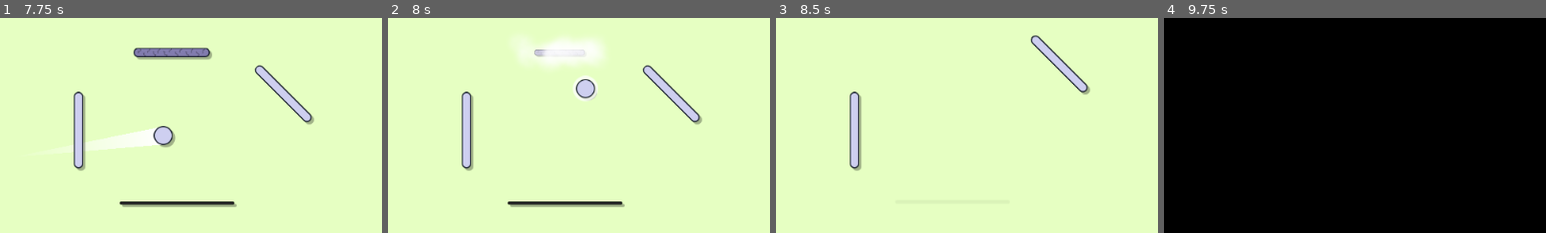
Above: before the commit, frames 1-4 (left to right).
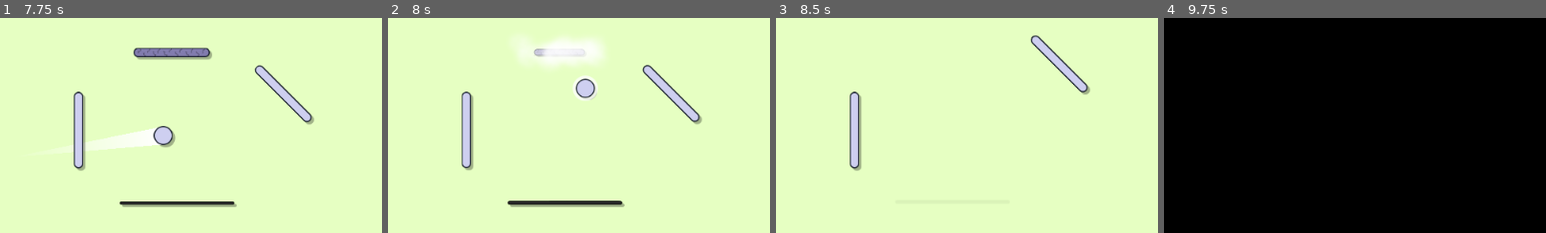
Above: after the commit, the same moments.

Repository: WirelessNine/Re-Cochet
Game: Godot game, scene res://scenes/main/main.tscn
The game is run twice, just before and just after one commit, with the same random seed, the same clock (stepped at 60 frames per second) and the same inputs.
Inputs (mouse positions are % of the whole screen's width and height, from its top left):
- Up to frame 1 (7.75 s): click (22, 48) at 0.5 s; tap Enter (ui_accept) at 1.25, 1.52, 2, 2.75, 3.5, 4.25, 4.52, 5 s; move the mouse to (72, 45) at 1.27 s; tap I every 1.5 s from 1.35 to 5.85 s; click (72, 45) at 1.42 s; drag from (30, 55) to (50, 50) at 2.02 s; move the mouse to (60, 28) at 2.77 s; drag from (45, 70) to (20, 35) at 3.52 s; move the mouse to (80, 65) at 4.27 s; hold A 4.28-5 s; drag from (20, 35) to (50, 50) at 5.02 s; move the mouse to (55, 50) at 5.77 s; hold Escape (back) 5.78-6.5 s; click (55, 50) at 5.92 s; click (22, 48) at 6.5 s; drag from (35, 25) to (30, 55) at 7.27 s
- Up to frame 2 (8 s): no input
- Up to frame 3 (8.5 s): move the mouse to (72, 45) at 8.02 s; tap I at 8.1 s; tap Enter (ui_accept) at 8.27 s
- Up to frame 4 (9.75 s): drag from (30, 55) to (45, 70) at 8.77 s; move the mouse to (60, 28) at 9.52 s; hold Escape (back) from 9.53 s (still down); tap I at 9.6 s
The pictures show only the part of the screen within x 29-79%, y 23-73%; the shares and areas given below are measured in that part.

Frame 1 is identical in both runs. In frame 2, 0.5% of the frame differs, in the area x 19-82%, y 14-86%; in frame 3, less than 0.1%; in frame 4, nothing differs.

Commit message:
Add camera shake

Diff:
--- a/scenes/levels/level_01.gd
+++ b/scenes/levels/level_01.gd
@@ -1,5 +1,33 @@
 class_name Level2D
 extends Node2D
 
+const SHAKE_FADE: float = 10.0
+
+var _shake_strength: float = 0.0
+
 @export var canvas_color: Color
 @export var min_hits_required: int = 0
+
+@onready var camera: Camera2D = %Camera
+@onready var ball: Player2D = %Ball
+
+
+func _ready() -> void:
+	ball.obstacle_hit.connect(_on_obstacle_hit)
+
+
+func apply_shake(amount: float) -> void:
+	_shake_strength = amount
+
+
+func _process(delta: float) -> void:
+	if _shake_strength > 0:
+		_shake_strength = lerpf(_shake_strength, 0.0, SHAKE_FADE * delta)
+		camera.offset = Vector2(
+			randf_range(-_shake_strength, _shake_strength),
+			randf_range(-_shake_strength, _shake_strength),
+		)
+
+
+func _on_obstacle_hit() -> void:
+	apply_shake(3.0)
--- a/scenes/levels/level_01.tscn
+++ b/scenes/levels/level_01.tscn
@@ -10,11 +10,13 @@
 script = ExtResource("1_uvc87")
 canvas_color = Color(0.90000004, 1, 0.76, 1)
 
-[node name="Ball" parent="." unique_id=765945013 instance=ExtResource("1_m802k")]
-
 [node name="Camera" type="Camera2D" parent="." unique_id=271012844]
+unique_name_in_owner = true
 zoom = Vector2(0.5, 0.5)
 process_callback = 0
+
+[node name="Ball" parent="." unique_id=765945013 instance=ExtResource("1_m802k")]
+unique_name_in_owner = true
 
 [node name="Wall" parent="." unique_id=251030527 instance=ExtResource("2_i2aat")]
 position = Vector2(-142, -9)
--- a/scenes/player/ball.gd
+++ b/scenes/player/ball.gd
@@ -1,5 +1,7 @@
 class_name Player2D
 extends CharacterBody2D
+
+signal obstacle_hit
 
 const SPEED: float = 800.0
 const MIN_DISTANCE_FOR_MAX: float = 100.0
@@ -83,6 +85,7 @@
 		if collider is Obstacle2D:
 			collider._touched()
 			_play_hit_effect()
+			obstacle_hit.emit()
 
 
 func _play_hit_effect() -> void:
Not shown, changed: kanban_tasks_data.kanban
